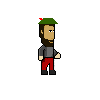
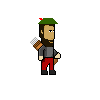
Revision of a layered w=100, h=100 image; what changed, layer by layer:
added layer "Layer 12" over [30, 37, 58, 65]
